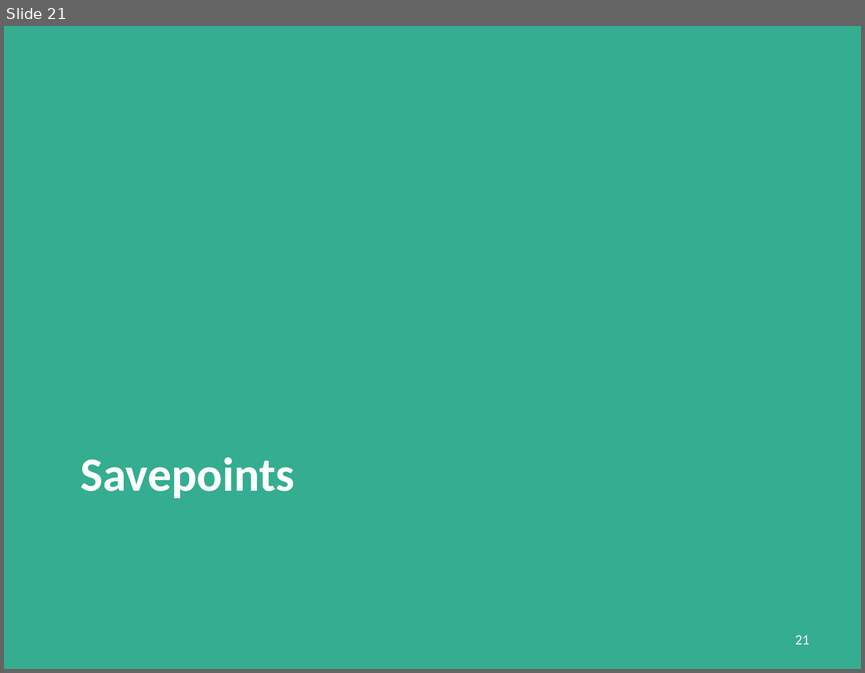
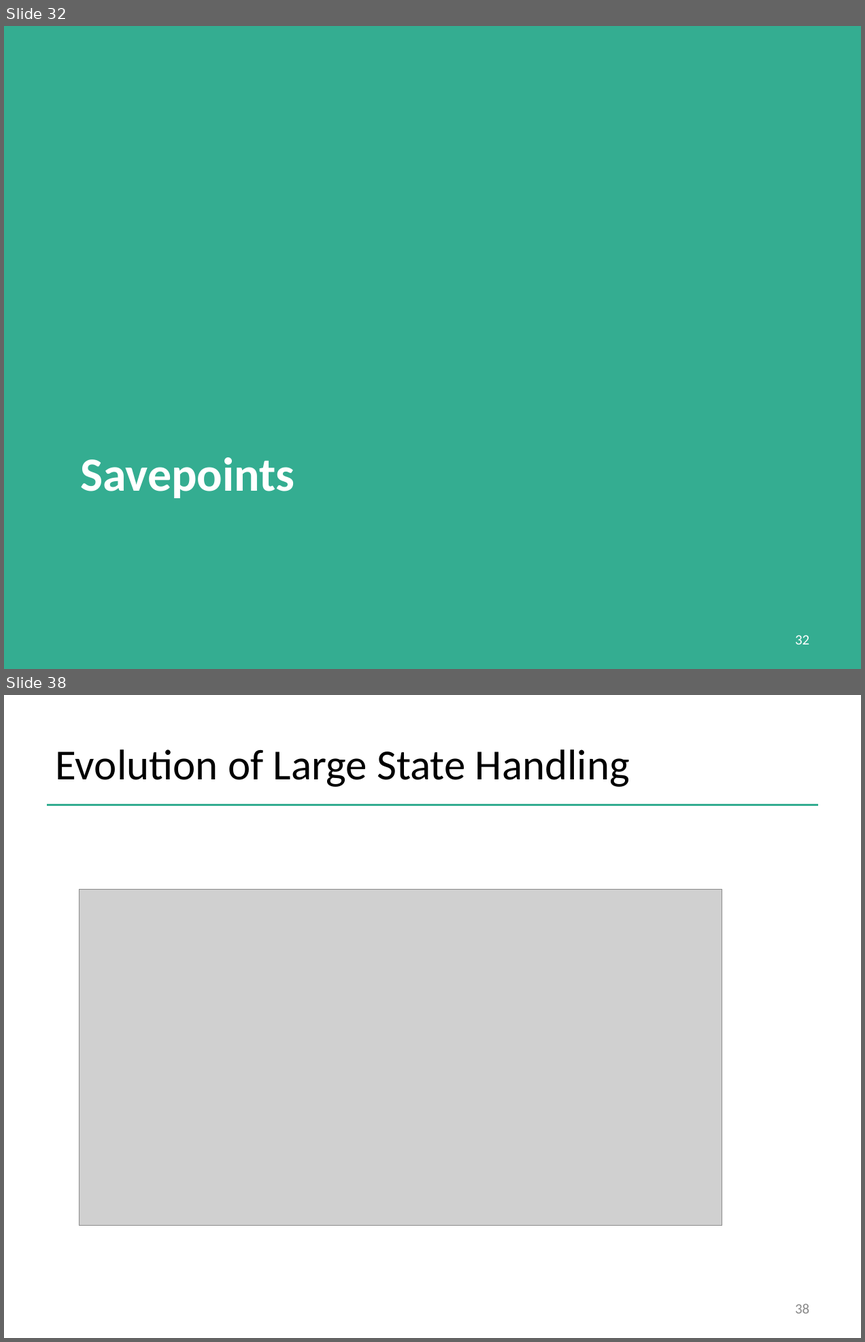
Before and after one commit to dataArtisans/flink-training-web, a slide deck: slides/flink_stream_statefulOps.pptx. Shown one above the other, each under a label of ours: slide 21 before the commit, slides 32 and 38 after it; the slides between them are not shown. The pictures are 865x673 and 865x1342 pixels, drawn with LibreOffice and Linux fonts; fonts in the diff are those of the drawing; grey boxes stand for pictures; background and template pictures are left out. Boxes give left, top, right and bottom in pixels: in the first picture for what was removed or moved away, otherwise in the second. Text is boxed around its words. In the diff, an @@ line names an element or a change of style, - is before the commit and + after.

```diff
--- a/slides/flink_stream_statefulOps.pptx
+++ b/slides/flink_stream_statefulOps.pptx
@@ slide 38 added at (4, 695, 861, 1338), background #FFFFFF @@
@@ title added at (56, 749, 630, 787), 36 pt, text #000000 @@
+Evolution of Large State Handling
@@ line added from (47, 804) to (818, 804), #34AD91 2 pt @@
@@ picture added at (79, 889, 721, 1225) @@
@@ page number added at (795, 1304, 809, 1313), 12 pt, text #888888 @@
+38
@@ what was slide 21 is now slide 32 @@
@@ page number at (795, 635, 809, 644): text changed @@
-21
+32
```
Also in this commit, not shown: 4 slides changed, 16 other slides added, 1 slide removed, 6 other files.
